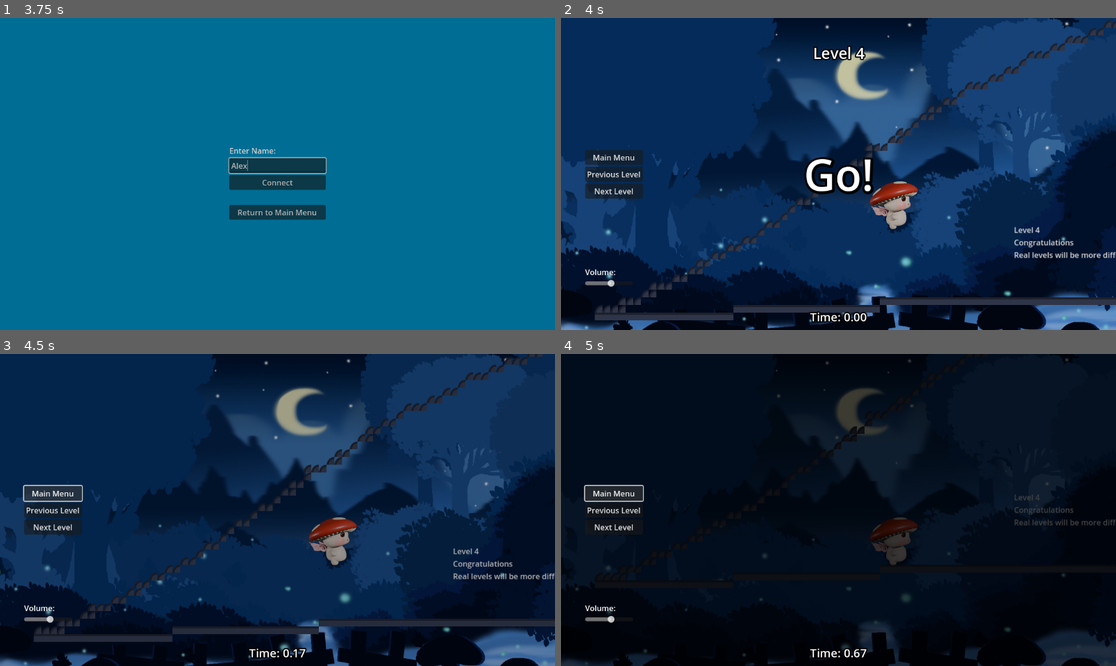
Above: before the commit, frames 1-4 (two rows, left to right).
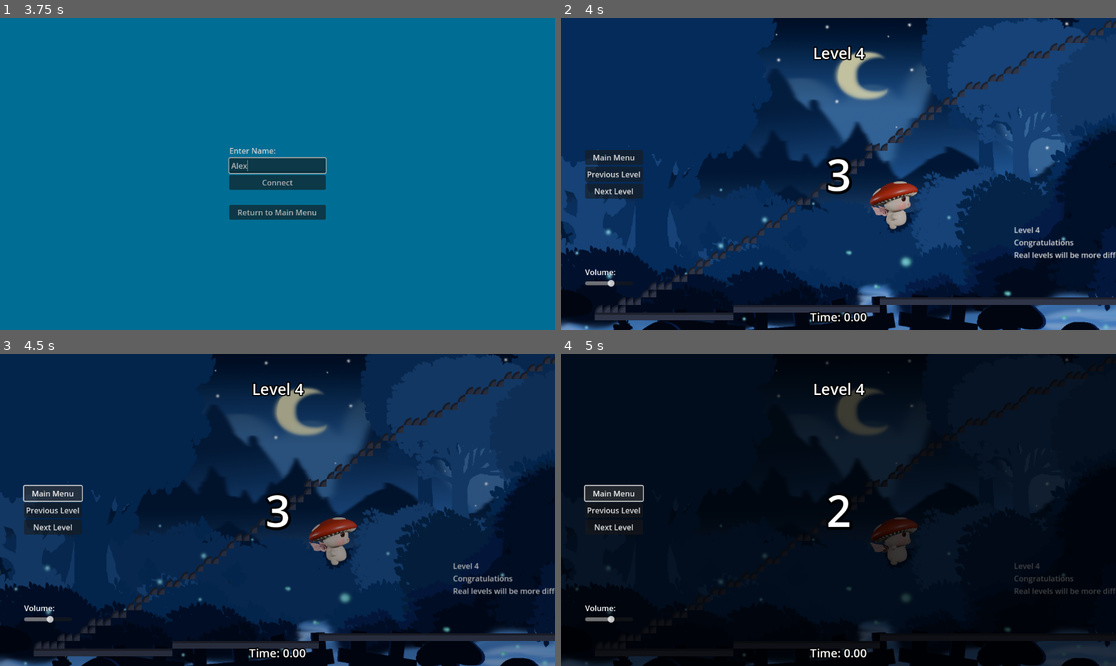
Above: after the commit, the same moments.

Repository: dustngroh/CapstoneProject
Game: Godot game, scene res://scenes/main/Game.tscn
Two runs of this game, one before a commit and one after it. Both use one fixed random seed, a clock stepped at 60 frames per second and the inputs below. The engine's default icon, where the game draws it, is replaced by a stand-in: a white triangle on a blue panel in a dark square.
Inputs (mouse positions are in pixels of both pictures, inside the frame that each line leads up to):
- Up to frame 1 (3.75 s): tap Enter at 0.5 s; hold Right (walk_right) 0.53-1.25 s; tap Space (jump) at 0.77 s; click "Level Select" at 1.25 s; click "Multiplayer" at 2 s; click (310, 267) at 2.75 s; click (277, 164) at 3.52 s; type "Alex" at 3.6 s
- Up to frame 2 (4 s): no input
- Up to frame 3 (4.5 s): click "Main Menu" at 4.25 s
- Up to frame 4 (5 s): no input

Frame 1 is identical in both runs. In frame 2, 1.1% of the frame differs, in the area x 43-57%, y 44-57%; in frame 3, 8.1%, in the area x 6-100%, y 0-98%; in frame 4, 1.4%.

Commit message:
Restore sanity.

Diff:
--- a/run-game/scenes/common/level_select/level_select.tscn
+++ b/run-game/scenes/common/level_select/level_select.tscn
@@ -18,6 +18,30 @@
 [sub_resource type="Shortcut" id="Shortcut_kl2in"]
 events = [SubResource("InputEventKey_4xjo2")]
 
+[sub_resource type="InputEventKey" id="InputEventKey_ydakl"]
+device = -1
+keycode = 50
+unicode = 50
+
+[sub_resource type="Shortcut" id="Shortcut_ky4vv"]
+events = [SubResource("InputEventKey_ydakl")]
+
+[sub_resource type="InputEventKey" id="InputEventKey_nrlsb"]
+device = -1
+keycode = 51
+unicode = 51
+
+[sub_resource type="Shortcut" id="Shortcut_5ain7"]
+events = [SubResource("InputEventKey_nrlsb")]
+
+[sub_resource type="InputEventKey" id="InputEventKey_vtds7"]
+device = -1
+keycode = 52
+unicode = 52
+
+[sub_resource type="Shortcut" id="Shortcut_l2cs3"]
+events = [SubResource("InputEventKey_vtds7")]
+
 [sub_resource type="SegmentShape2D" id="SegmentShape2D_b1pmp"]
 a = Vector2(-2000, 0)
 b = Vector2(2000, 0)
@@ -74,6 +98,7 @@
 offset_bottom = 80.0
 grow_horizontal = 2
 grow_vertical = 2
+shortcut = SubResource("Shortcut_ky4vv")
 texture_normal = ExtResource("4_mjtoo")
 ignore_texture_size = true
 stretch_mode = 3
@@ -91,6 +116,7 @@
 offset_bottom = 273.0
 grow_horizontal = 2
 grow_vertical = 2
+shortcut = SubResource("Shortcut_5ain7")
 texture_normal = ExtResource("5_j3fki")
 ignore_texture_size = true
 stretch_mode = 3
@@ -107,6 +133,7 @@
 offset_bottom = 273.0
 grow_horizontal = 2
 grow_vertical = 2
+shortcut = SubResource("Shortcut_l2cs3")
 texture_normal = ExtResource("6_hxvc6")
 ignore_texture_size = true
 stretch_mode = 3
--- a/run-game/scenes/levels/main_levels/level_4.tscn
+++ b/run-game/scenes/levels/main_levels/level_4.tscn
@@ -7,7 +7,6 @@
 
 [node name="Level4" instance=ExtResource("1_islso")]
 current_level_number = 4
-countdown_seconds = 0
 
 [node name="Sprite2D" parent="Parallax2D" index="0"]
 texture = ExtResource("2_mvvt6")
--- a/run-game/scenes/main/game.gd
+++ b/run-game/scenes/main/game.gd
@@ -19,7 +19,7 @@
 
 	await get_tree().process_frame  # Ensures the new level is fully loaded
 
-	if level_path == "res://scenes/levels/main_levels/level_4.tscn": # Check if final level
-		MusicManager.play_music("res://assets/audio/music/Lite Saturation - Calm.mp3") # Play special song
+	#if level_path == "res://scenes/levels/main_levels/level_4.tscn": # Check if final level
+		#MusicManager.play_music("res://assets/audio/music/Lite Saturation - Calm.mp3") # Play special song
 
 	await fade_layer.fade_out(1.0)
Not shown: 1 places in run-game/scenes/common/level_select/level_select.tscn that only renumber resources
Not shown, changed: docs/index.html
Not shown, changed: docs/index.pck
